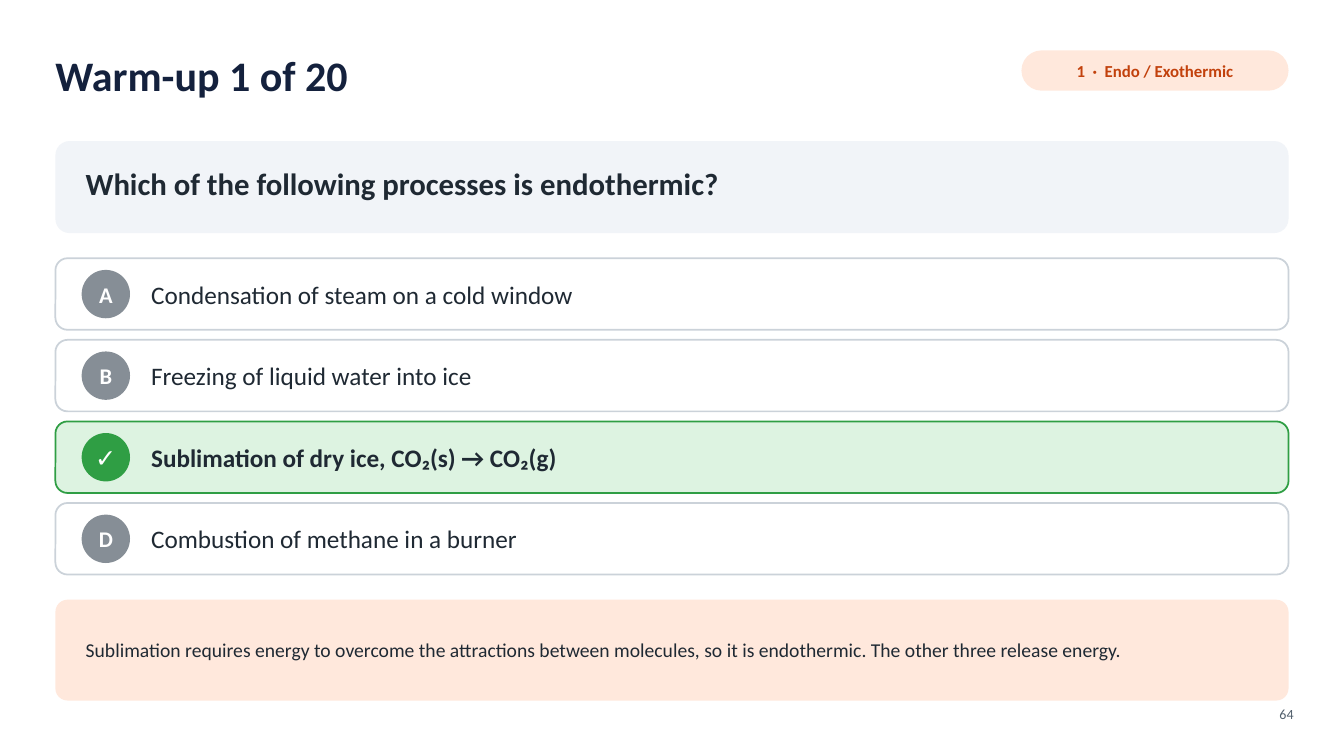
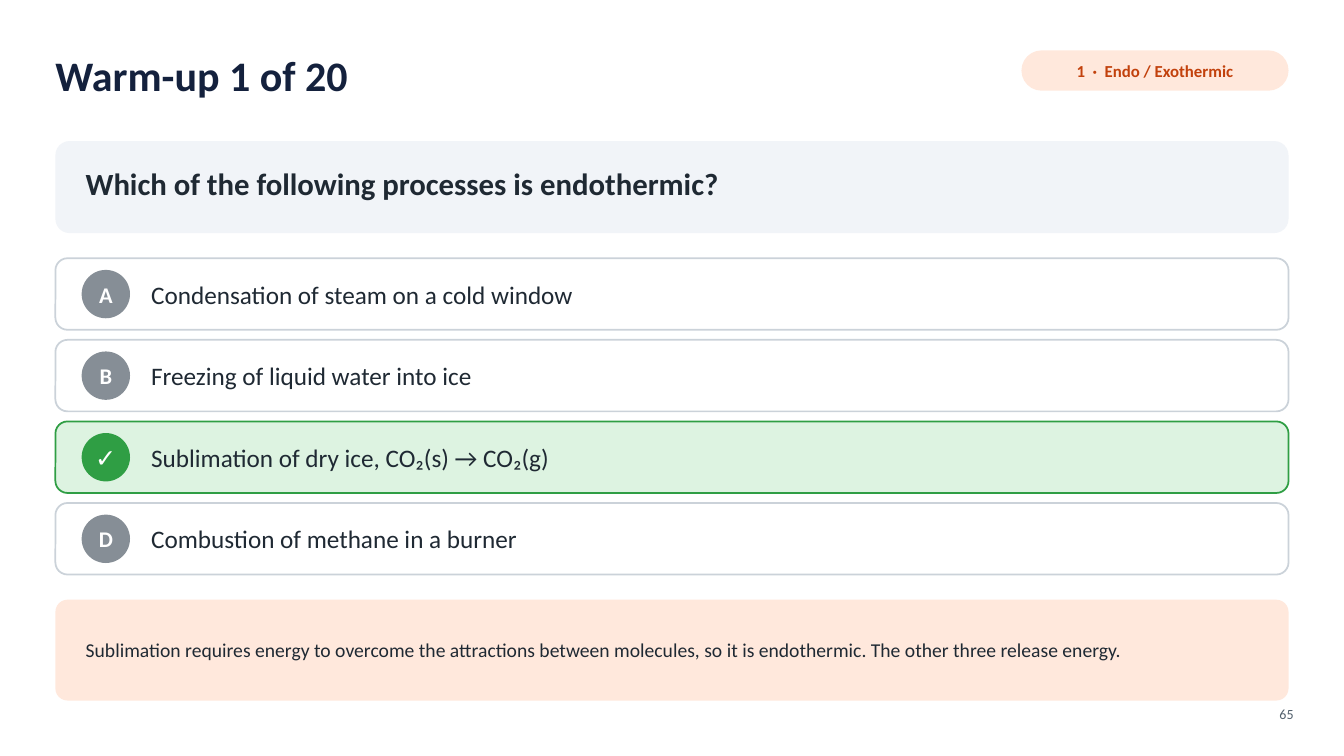
Before and after one commit to davidmoriarty-lab/School_Stuff, a slide deck: slide 65 of chemistry_notes/AP Chemistry/Thermochemistry and Free Energy/AP Chem Unit 6 - Thermochemistry and Free Energy - SLIDES.pptx (slide 64 before the commit). Drawn at 1344x756 pixels with LibreOffice and Linux fonts; fonts in the diff are those of the drawing. Boxes give left, top, right and bottom in pixels: in the first picture for what was removed or moved away, otherwise in the second. Text is boxed around its words. In the diff, an @@ line names an element or a change of style, - is before the commit and + after.

```diff
--- a/chemistry_notes/AP Chemistry/Thermochemistry and Free Energy/AP Chem Unit 6 - Thermochemistry and Free Energy - SLIDES.pptx
+++ b/chemistry_notes/AP Chemistry/Thermochemistry and Free Energy/AP Chem Unit 6 - Thermochemistry and Free Energy - SLIDES.pptx
@@ text removed at box(151, 448, 556, 472) @@
-Sublimation of dry ice, CO₂(s) → CO₂(g)
@@ page number at box(1279, 709, 1293, 719): text changed @@
-64
+65
```
Also in this commit, not shown: 23 other slides changed, 1 slide added, 10 other files.
